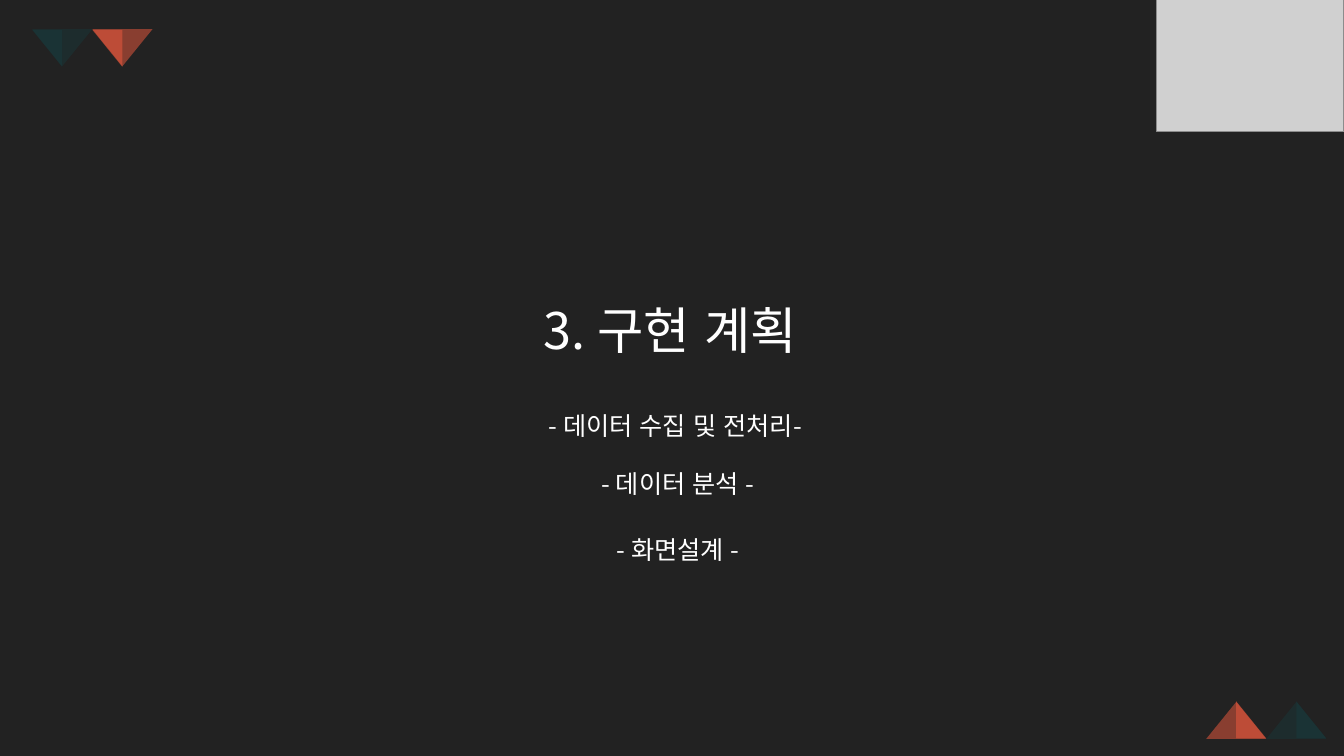
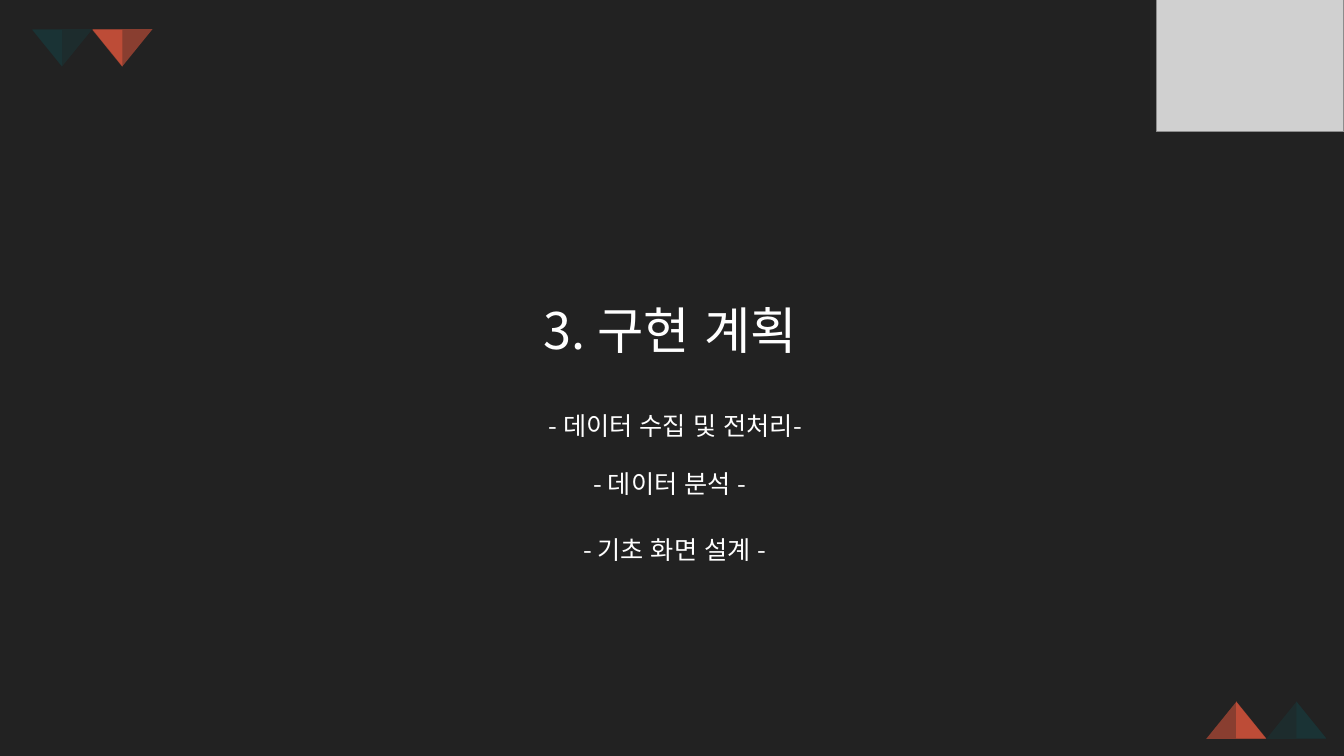
Before and after one commit to Q3333/Ask_and_Wiki, a slide deck: slide 13 of PPT 디자인/191121_새템플릿.pptx (slide 10 before the commit). Drawn at 1344x756 pixels with LibreOffice and Linux fonts; fonts in the diff are those of the drawing; grey boxes stand for pictures; background and template pictures are left out. Boxes give left, top, right and bottom in pixels: in the first picture for what was removed or moved away, otherwise in the second. Text is boxed around its words. In the diff, an @@ line names an element or a change of style, - is before the commit and + after.

```diff
--- a/PPT 디자인/191121_새템플릿.pptx
+++ b/PPT 디자인/191121_새템플릿.pptx
@@ text "- 데이터 분석 -": place and size @@
-text "- 데이터 분석 -" at (616, 472, 739, 495)
+text "- 데이터 분석 -" at (608, 472, 730, 495)
@@ text at (598, 538, 750, 561): text changed @@
-- 화면설계 -
+- 기초 화면 설계 -
```
Also in this commit, not shown: 10 other slides changed, 5 slides added, 6 other files.
